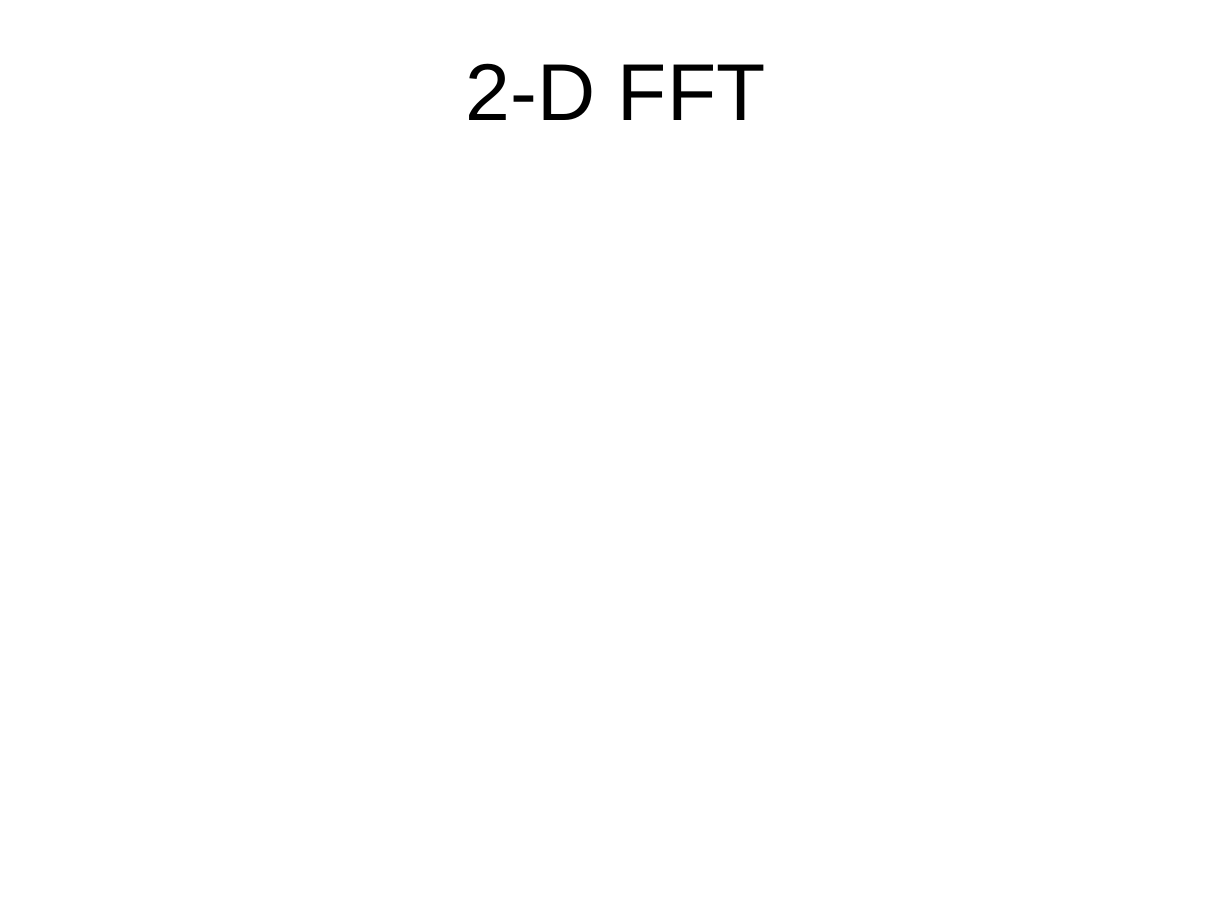
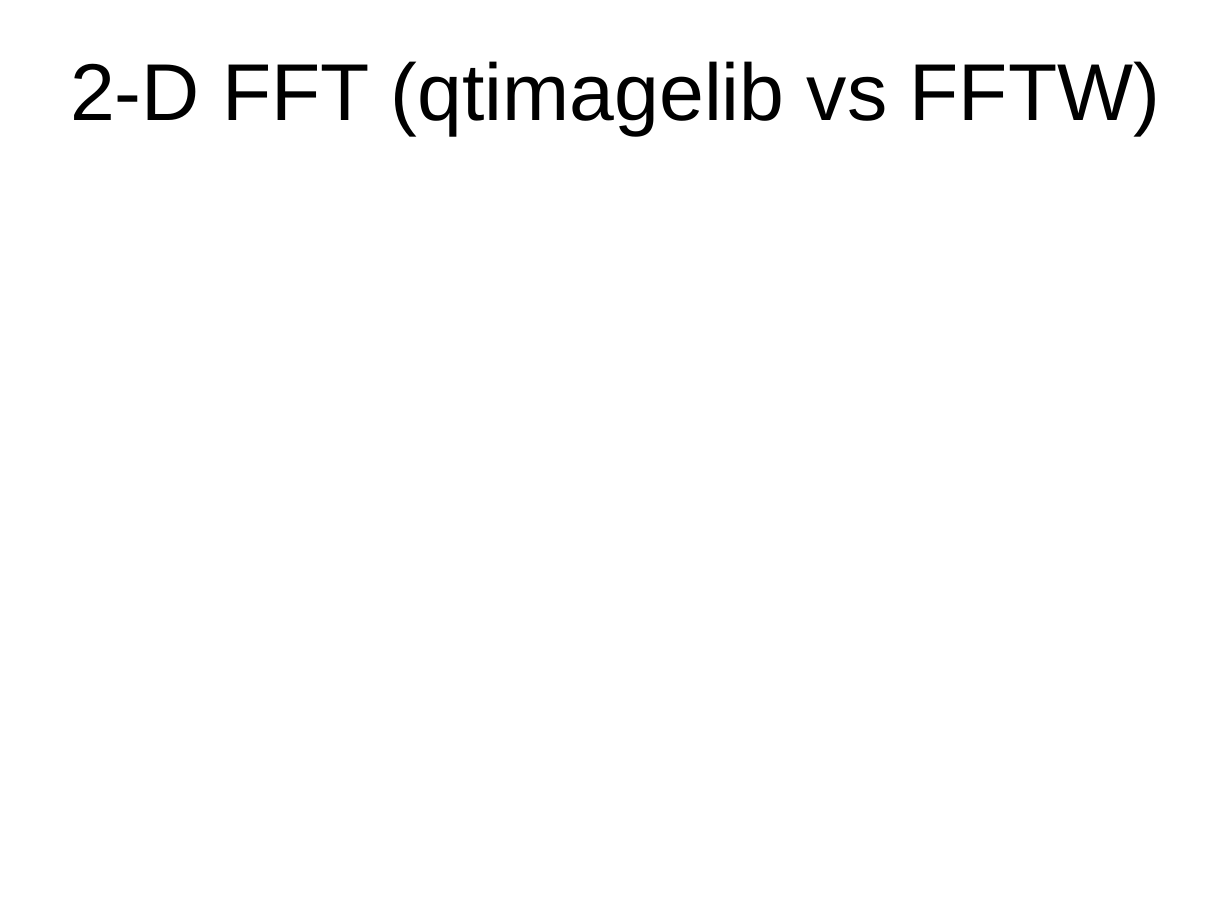
Before and after one commit to aubskibob/FFT, a slide deck: slide 4 of Presentation.odp (slide 2 before the commit). Drawn at 1232x924 pixels with LibreOffice and Linux fonts; fonts in the diff are those of the drawing; background and template pictures are left out. Boxes give left, top, right and bottom in pixels: in the first picture for what was removed or moved away, otherwise in the second. Text is boxed around its words. In the diff, an @@ line names an element or a change of style, - is before the commit and + after.

Commit message:
presentation

```diff
--- a/Presentation.odp
+++ b/Presentation.odp
@@ title at [70, 61, 1160, 134]: text changed @@
-2-D FFT
+2-D FFT (qtimagelib vs FFTW)
```
Also in this commit, not shown: 1 other slide changed, 11 slides added.
